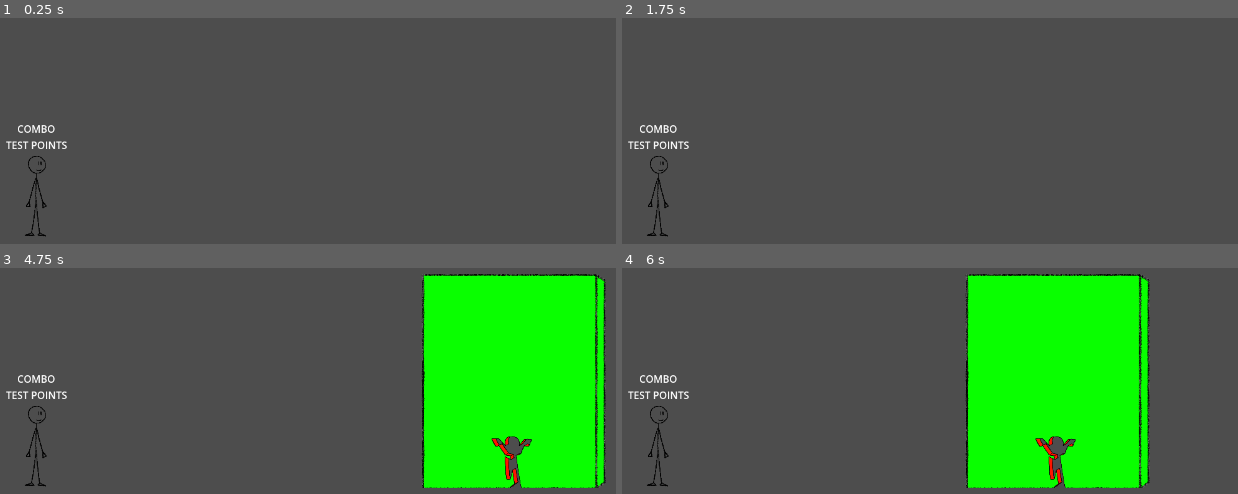
Above: before the commit, frames 1-4 (two rows, left to right).
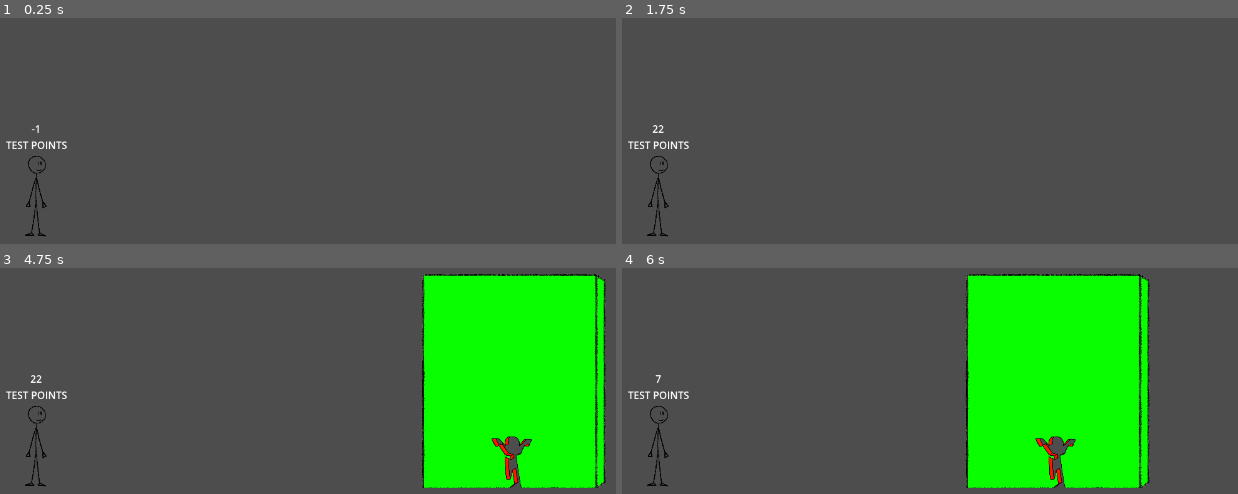
Above: after the commit, the same moments.

Repository: onegm/Scale-Game-Show
Game: Godot game, scene res://levels/Level1.tscn
The game is run twice, just before and just after one commit, with the same random seed, the same clock (stepped at 60 frames per second) and the same inputs.
Inputs:
- Up to frame 1 (0.25 s): no input
- Up to frame 2 (1.75 s): tap Enter at 0.5 s; hold Right (pose_right) 0.53-1.28 s; tap A (look_left) at 0.6 s; tap Space at 1.25 s; hold Down (pose_down) from 1.28 s (still down); tap D (look_right) at 1.35 s
- Up to frame 3 (4.75 s): tap Enter at 2, 3.5 s; release Down (pose_down) at 2.03 s; hold Right (pose_right) 2.03-2.78 s; tap A (look_left) at 2.1, 3.6 s; tap Space at 2.75, 4.25 s; hold Up (pose_up) 2.78-3.53 s; tap D (look_right) at 2.85, 4.35 s; hold Left (pose_left) from 3.53 s (still down)
- Up to frame 4 (6 s): release Left (pose_left) at 5.03 s; hold Down (pose_down) 5.03-5.78 s; tap A (look_left) at 5.1 s; hold Right (pose_right) from 5.78 s (still down); tap D (look_right) at 5.85 s

The runs differ from the first frame. In frame 1, 0.1% of the frame differs, in the area x 2-9%, y 47-51%; in frame 2, 0.1%; in frame 3, 0.1%; in frame 4, 0.1%.

Commit message:
Input timing and placeholder menus

Diff:
--- /dev/null
+++ b/UI/main_menu/menu_screen.gd
@@ -0,0 +1,11 @@
+extends Control
+
+
+func _on_start_btn_pressed() -> void:
+	get_tree().call_deferred("change_scene_to_file", "res://levels/Level1.tscn")
+
+func _on_settings_btn_pressed() -> void:
+	$SettingsMenu.move_up()
+
+func _on_quit_btn_pressed() -> void:
+	get_tree().call_deferred("quit")
--- /dev/null
+++ b/UI/main_menu/menu_screen.tscn
@@ -0,0 +1,66 @@
+[gd_scene load_steps=3 format=3 uid="uid://cc838hd7f3grk"]
+
+[ext_resource type="Script" path="res://UI/main_menu/menu_screen.gd" id="1_3k7ia"]
+[ext_resource type="PackedScene" uid="uid://76mxnx5v1b1o" path="res://UI/settings_menu/settings_menu.tscn" id="2_ml36l"]
+
+[node name="MenuScreen" type="Control"]
+layout_mode = 3
+anchors_preset = 15
+anchor_right = 1.0
+anchor_bottom = 1.0
+grow_horizontal = 2
+grow_vertical = 2
+script = ExtResource("1_3k7ia")
+
+[node name="MainMenu" type="CenterContainer" parent="."]
+custom_minimum_size = Vector2(1280, 720)
+layout_mode = 1
+anchors_preset = 15
+anchor_right = 1.0
+anchor_bottom = 1.0
+grow_horizontal = 2
+grow_vertical = 2
+
+[node name="VBoxContainer" type="VBoxContainer" parent="MainMenu"]
+layout_mode = 2
+theme_override_constants/separation = 50
+alignment = 1
+
+[node name="GameName" type="RichTextLabel" parent="MainMenu/VBoxContainer"]
+layout_mode = 2
+theme_override_font_sizes/normal_font_size = 100
+bbcode_enabled = true
+text = "[wave amp=60]SCALE GAME SHOW"
+fit_content = true
+autowrap_mode = 0
+
+[node name="StartBtn" type="Button" parent="MainMenu/VBoxContainer"]
+custom_minimum_size = Vector2(300, 0)
+layout_mode = 2
+size_flags_horizontal = 4
+focus_mode = 0
+theme_override_font_sizes/font_size = 50
+text = "Play"
+
+[node name="SettingsBtn" type="Button" parent="MainMenu/VBoxContainer"]
+custom_minimum_size = Vector2(300, 0)
+layout_mode = 2
+size_flags_horizontal = 4
+focus_mode = 0
+theme_override_font_sizes/font_size = 50
+text = "Settings"
+
+[node name="QuitBtn" type="Button" parent="MainMenu/VBoxContainer"]
+custom_minimum_size = Vector2(300, 0)
+layout_mode = 2
+size_flags_horizontal = 4
+focus_mode = 0
+theme_override_font_sizes/font_size = 50
+text = "Quit"
+
+[node name="SettingsMenu" parent="." instance=ExtResource("2_ml36l")]
+layout_mode = 1
+
+[connection signal="pressed" from="MainMenu/VBoxContainer/StartBtn" to="." method="_on_start_btn_pressed"]
+[connection signal="pressed" from="MainMenu/VBoxContainer/SettingsBtn" to="." method="_on_settings_btn_pressed"]
+[connection signal="pressed" from="MainMenu/VBoxContainer/QuitBtn" to="." method="_on_quit_btn_pressed"]
--- /dev/null
+++ b/UI/settings_menu/settings_menu.gd
@@ -0,0 +1,15 @@
+extends Control
+
+func move_up():
+	var tween = get_tree().create_tween()
+	tween.set_trans(Tween.TRANS_CUBIC)
+	tween.tween_property(self, "position", Vector2(0, 0), 0.8)
+
+func move_down():
+	var tween = get_tree().create_tween()
+	tween.set_trans(Tween.TRANS_CUBIC)
+	tween.tween_property(self, "position", Vector2(0, 720), 0.8)
+
+
+func _on_close_btn_pressed() -> void:
+	move_down()
--- /dev/null
+++ b/UI/settings_menu/settings_menu.tscn
@@ -0,0 +1,61 @@
+[gd_scene load_steps=3 format=3 uid="uid://76mxnx5v1b1o"]
+
+[ext_resource type="Script" path="res://UI/settings_menu/settings_menu.gd" id="1_fa30v"]
+
+[sub_resource type="StyleBoxFlat" id="StyleBoxFlat_tmruq"]
+bg_color = Color(0.154876, 0.154876, 0.154876, 1)
+corner_radius_top_left = 100
+corner_radius_top_right = 100
+corner_radius_bottom_right = 100
+corner_radius_bottom_left = 100
+
+[node name="SettingsMenu" type="Control"]
+layout_mode = 3
+anchors_preset = 15
+anchor_right = 1.0
+anchor_bottom = 1.0
+offset_top = 720.0
+offset_bottom = 720.0
+grow_horizontal = 2
+grow_vertical = 2
+script = ExtResource("1_fa30v")
+
+[node name="CenterContainer" type="CenterContainer" parent="."]
+layout_mode = 1
+anchors_preset = 15
+anchor_right = 1.0
+anchor_bottom = 1.0
+grow_horizontal = 2
+grow_vertical = 2
+
+[node name="Panel" type="Panel" parent="CenterContainer"]
+custom_minimum_size = Vector2(800, 500)
+layout_mode = 2
+theme_override_styles/panel = SubResource("StyleBoxFlat_tmruq")
+
+[node name="VBoxContainer" type="VBoxContainer" parent="CenterContainer/Panel"]
+layout_mode = 1
+anchors_preset = 15
+anchor_right = 1.0
+anchor_bottom = 1.0
+grow_horizontal = 2
+grow_vertical = 2
+theme_override_constants/separation = 200
+alignment = 1
+
+[node name="Label" type="Label" parent="CenterContainer/Panel/VBoxContainer"]
+layout_mode = 2
+theme_override_font_sizes/font_size = 100
+text = "SETTINGS"
+horizontal_alignment = 1
+vertical_alignment = 1
+
+[node name="CloseBtn" type="Button" parent="CenterContainer/Panel/VBoxContainer"]
+custom_minimum_size = Vector2(300, 0)
+layout_mode = 2
+size_flags_horizontal = 4
+focus_mode = 0
+theme_override_font_sizes/font_size = 50
+text = "Close"
+
+[connection signal="pressed" from="CenterContainer/Panel/VBoxContainer/CloseBtn" to="." method="_on_close_btn_pressed"]
--- a/player/player.gd
+++ b/player/player.gd
@@ -4,9 +4,18 @@
 var player_state := Vector3(1, 0, 0)
 var point_counter : int = 0
 var combo_meter : int = 0
+var last_pose_timer : int = -1
+var score := "normal"
+var last_pose := 0
 
 func _ready() -> void:
 	SignalBus.wall_hit.connect(on_wall_hit)
+
+func _physics_process(_delta: float) -> void:
+	$ComboLabel.set_text(str(last_pose_timer))
+	if last_pose_timer == -1 || last_pose_timer > 999:
+		return
+	last_pose_timer += 1
 
 func _unhandled_input(_event: InputEvent) -> void:
 	player_state.x = Input.get_axis("size_down", "size_up")
@@ -22,21 +31,36 @@
 			player_state.z = 3
 		if Input.is_action_pressed("pose_right"):
 			player_state.z = 4
+		if last_pose != player_state.z:
+			pose_hit()
 
 	scale = Vector2(1 + (0.5 * player_state.x), 1 + (0.5 * player_state.x))
 	$Sprite2D.flip_h = (player_state.y == -1)
 	$Sprite2D.frame = player_state.z
+	last_pose = int(player_state.z)
 
 func on_wall_hit(wall_pose : PostureDTO) -> void:
+	if last_pose_timer < 200:
+		score = "Perfect"
+	elif last_pose_timer < 400:
+		score = "Great"
+	else:
+		score = "Normal"
+
 	if wall_pose.size == (player_state.x + 1) && wall_pose.direction == abs(player_state.y) + (1 if player_state.y > 0 else 0) && wall_to_player(int(wall_pose.posture)) == player_state.z:
 		point_counter += 1
 		combo_meter += 1
-		$PointsLabel.set_text(str(point_counter))
-		$ComboLabel.set_text(str("x", combo_meter))
+		$PointsLabel.set_text(score)
+		#$PointsLabel.set_text(str(point_counter))
+		#$ComboLabel.set_text(str("x", combo_meter))
 		$Anim.play("right_pose")
 	else:
+		$PointsLabel.set_text("Miss")
 		combo_meter = 0
 		$ComboLabel.set_text(str("x", combo_meter))
+
+func pose_hit():
+	last_pose_timer = 0
 
 func wall_to_player(wall_pose_num : int) -> int:
 	match wall_pose_num:
--- a/player/player.tscn
+++ b/player/player.tscn
@@ -12,6 +12,33 @@
 
 [sub_resource type="RectangleShape2D" id="RectangleShape2D_b0fiy"]
 size = Vector2(41, 128)
+
+[sub_resource type="Animation" id="Animation_p5tqx"]
+length = 0.001
+tracks/0/type = "value"
+tracks/0/imported = false
+tracks/0/enabled = true
+tracks/0/path = NodePath("Sprite2D:material:shader_parameter/line_width")
+tracks/0/interp = 1
+tracks/0/loop_wrap = true
+tracks/0/keys = {
+"times": PackedFloat32Array(0),
+"transitions": PackedFloat32Array(1),
+"update": 0,
+"values": [10.0]
+}
+tracks/1/type = "value"
+tracks/1/imported = false
+tracks/1/enabled = true
+tracks/1/path = NodePath("Sprite2D:material:shader_parameter/ending_color")
+tracks/1/interp = 1
+tracks/1/loop_wrap = true
+tracks/1/keys = {
+"times": PackedFloat32Array(0),
+"transitions": PackedFloat32Array(1),
+"update": 0,
+"values": [Vector4(1, 1, 0, 0)]
+}
 
 [sub_resource type="Animation" id="Animation_jbgtf"]
 resource_name = "right_pose"
@@ -41,33 +68,6 @@
 "values": [Vector4(1, 1, 0, 1), Vector4(1, 1, 0, 1), Vector4(1, 1, 0, 0)]
 }
 
-[sub_resource type="Animation" id="Animation_p5tqx"]
-length = 0.001
-tracks/0/type = "value"
-tracks/0/imported = false
-tracks/0/enabled = true
-tracks/0/path = NodePath("Sprite2D:material:shader_parameter/line_width")
-tracks/0/interp = 1
-tracks/0/loop_wrap = true
-tracks/0/keys = {
-"times": PackedFloat32Array(0),
-"transitions": PackedFloat32Array(1),
-"update": 0,
-"values": [10.0]
-}
-tracks/1/type = "value"
-tracks/1/imported = false
-tracks/1/enabled = true
-tracks/1/path = NodePath("Sprite2D:material:shader_parameter/ending_color")
-tracks/1/interp = 1
-tracks/1/loop_wrap = true
-tracks/1/keys = {
-"times": PackedFloat32Array(0),
-"transitions": PackedFloat32Array(1),
-"update": 0,
-"values": [Vector4(1, 1, 0, 0)]
-}
-
 [sub_resource type="AnimationLibrary" id="AnimationLibrary_o6smt"]
 _data = {
 "RESET": SubResource("Animation_p5tqx"),
@@ -86,7 +86,6 @@
 vframes = 2
 
 [node name="Collision" type="CollisionShape2D" parent="."]
-visible = false
 position = Vector2(-2.5, -64)
 shape = SubResource("RectangleShape2D_b0fiy")
 
